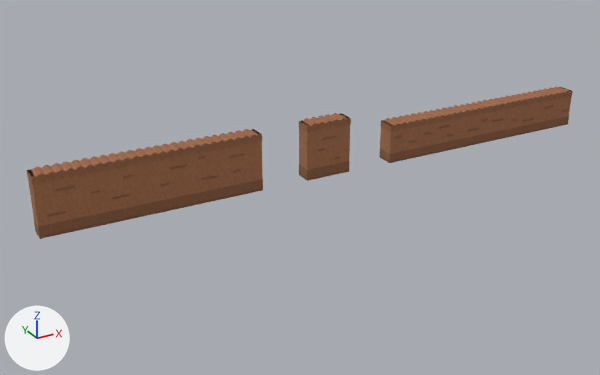
The glTF model wereld/models/grond_level4.glb, before and after one commit.
Camera for both pictures: a 50 mm lens placed at (-7.9, -49.3, 23.9), pointed at (19.7, 0.9, -1.2). Arrows for +X, +Y and +Z are at lower left; the lights stay in place. The first picture is the older version. Vertices at exactly the same position are counted once.

The scene before the commit, as lines of its bpy script (objects in view):
```python
me_grond_l4_01 = bpy.data.meshes.new('grond_L4_01')
me_grond_l4_01.from_pydata(...)  # 4650 vertices, 9132 faces; spans x 0.3..15.9, y -0.7..0.7, z 0.0..4.3
# faces by material slot: [44, 2288, 44, 6756]
me_grond_l4_01.materials.append(mat_krabbels_aarde)
me_grond_l4_01.materials.append(mat_krabbels_aarde_band)
me_grond_l4_01.materials.append(mat_krabbels_aarde_onder)
me_grond_l4_01.materials.append(mat_krabbels_aarde_bol)
me_grond_l4_02 = bpy.data.meshes.new('grond_L4_02')
me_grond_l4_02.from_pydata(...)  # 1180 vertices, 2308 faces; spans x 19.48..23.12, y -0.66..0.65, z -0.01..4.31
# faces by material slot: [44, 656, 44, 1564]
me_grond_l4_02.materials.append(mat_krabbels_aarde)
me_grond_l4_02.materials.append(mat_krabbels_aarde_band)
me_grond_l4_02.materials.append(mat_krabbels_aarde_onder)
me_grond_l4_02.materials.append(mat_krabbels_aarde_bol)
me_grond_l4_03 = bpy.data.meshes.new('grond_L4_03')
me_grond_l4_03.from_pydata(...)  # 5444 vertices, 10696 faces; spans x 26.7..45.3, y -0.7..0.7, z 0.0..3.1
# faces by material slot: [44, 2492, 44, 8116]
me_grond_l4_03.materials.append(mat_krabbels_aarde)
me_grond_l4_03.materials.append(mat_krabbels_aarde_band)
me_grond_l4_03.materials.append(mat_krabbels_aarde_onder)
me_grond_l4_03.materials.append(mat_krabbels_aarde_bol)
ob_grond_l4_01 = bpy.data.objects.new('grond_L4_01', me_grond_l4_01)
ob_grond_l4_01.location = (0.0, 0.0, 0.0)
ob_grond_l4_02 = bpy.data.objects.new('grond_L4_02', me_grond_l4_02)
ob_grond_l4_02.location = (0.0, 0.0, 0.0)
ob_grond_l4_03 = bpy.data.objects.new('grond_L4_03', me_grond_l4_03)
ob_grond_l4_03.location = (0.0, 0.0, 0.0)
```
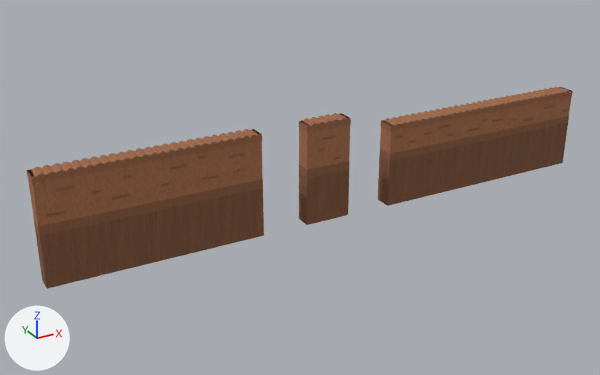
Where the change shows, as pixel boxes (x1, y1, x2, y2) in the pictures (600 x 375 px; the box of a moved part takes in the faces that stretch with it):
```json
{"object": "grond_L4_01", "change": "reshaped", "before": [27, 129, 263, 239], "after": [27, 129, 264, 289], "on screen": "45% taller"}
{"object": "grond_L4_03", "change": "reshaped", "before": [379, 87, 573, 163], "after": [378, 87, 573, 206], "on screen": "56% taller"}
{"object": "grond_L4_02", "change": "reshaped", "before": [299, 113, 351, 181], "after": [299, 113, 351, 225], "on screen": "64% taller"}
{"part": 1, "of": "me_grond_l4_01", "change": "moved or reshaped", "before": [35, 188, 263, 239], "after": [35, 188, 264, 289]}
{"part": 2, "of": "me_grond_l4_02", "change": "moved or reshaped", "before": [299, 170, 349, 181], "after": [299, 170, 349, 225]}
{"part": 3, "of": "me_grond_l4_03", "change": "moved or reshaped", "before": [379, 123, 568, 163], "after": [378, 123, 568, 206]}
```

The change, as JSON lines over the scene's bpy script:
```json
{"block": "me_grond_l4_01", "where": "# used by ob_grond_l4_01; location = (0.0, 0.0, 0.0)"}
{"op": "remove", "block": "me_grond_l4_01", "code": "me_grond_l4_01.from_pydata(...)  # 4650 vertices, 9132 faces; spans x 0.3..15.9, y -0.7..0.7, z 0.0..4.3"}
{"op": "add", "block": "me_grond_l4_01", "code": "me_grond_l4_01.from_pydata(...)  # 4650 vertices, 9132 faces; spans x 0.3..15.9, y -0.7..0.7, z -3.6..4.3"}
{"block": "me_grond_l4_01", "change": "me_grond_l4_01 part 1: all 24 vertices in x 0.3..15.9, y -0.6..0.6, z 0.0 are moved by (0.0, 0.0, -3.6)"}
{"block": "me_grond_l4_02", "where": "# used by ob_grond_l4_02; location = (0.0, 0.0, 0.0)"}
{"op": "remove", "block": "me_grond_l4_02", "code": "me_grond_l4_02.from_pydata(...)  # 1180 vertices, 2308 faces; spans x 19.48..23.12, y -0.66..0.65, z -0.01..4.31"}
{"op": "add", "block": "me_grond_l4_02", "code": "me_grond_l4_02.from_pydata(...)  # 1180 vertices, 2308 faces; spans x 19.48..23.12, y -0.66..0.65, z -3.61..4.31"}
{"block": "me_grond_l4_02", "change": "me_grond_l4_02 part 2: all 24 vertices in x 19.49..23.11, y -0.63..0.63, z -0.01..0.01 are moved by (0.0, 0.0, -3.6)"}
{"block": "me_grond_l4_03", "where": "# used by ob_grond_l4_03; location = (0.0, 0.0, 0.0)"}
{"op": "remove", "block": "me_grond_l4_03", "code": "me_grond_l4_03.from_pydata(...)  # 5444 vertices, 10696 faces; spans x 26.7..45.3, y -0.7..0.7, z 0.0..3.1"}
{"op": "add", "block": "me_grond_l4_03", "code": "me_grond_l4_03.from_pydata(...)  # 5444 vertices, 10696 faces; spans x 26.7..45.3, y -0.7..0.7, z -3.6..3.1"}
{"block": "me_grond_l4_03", "change": "me_grond_l4_03 part 3: all 24 vertices in x 26.7..45.3, y -0.7..0.7, z 0.0 are moved by (0.0, 0.0, -3.6)"}
```
